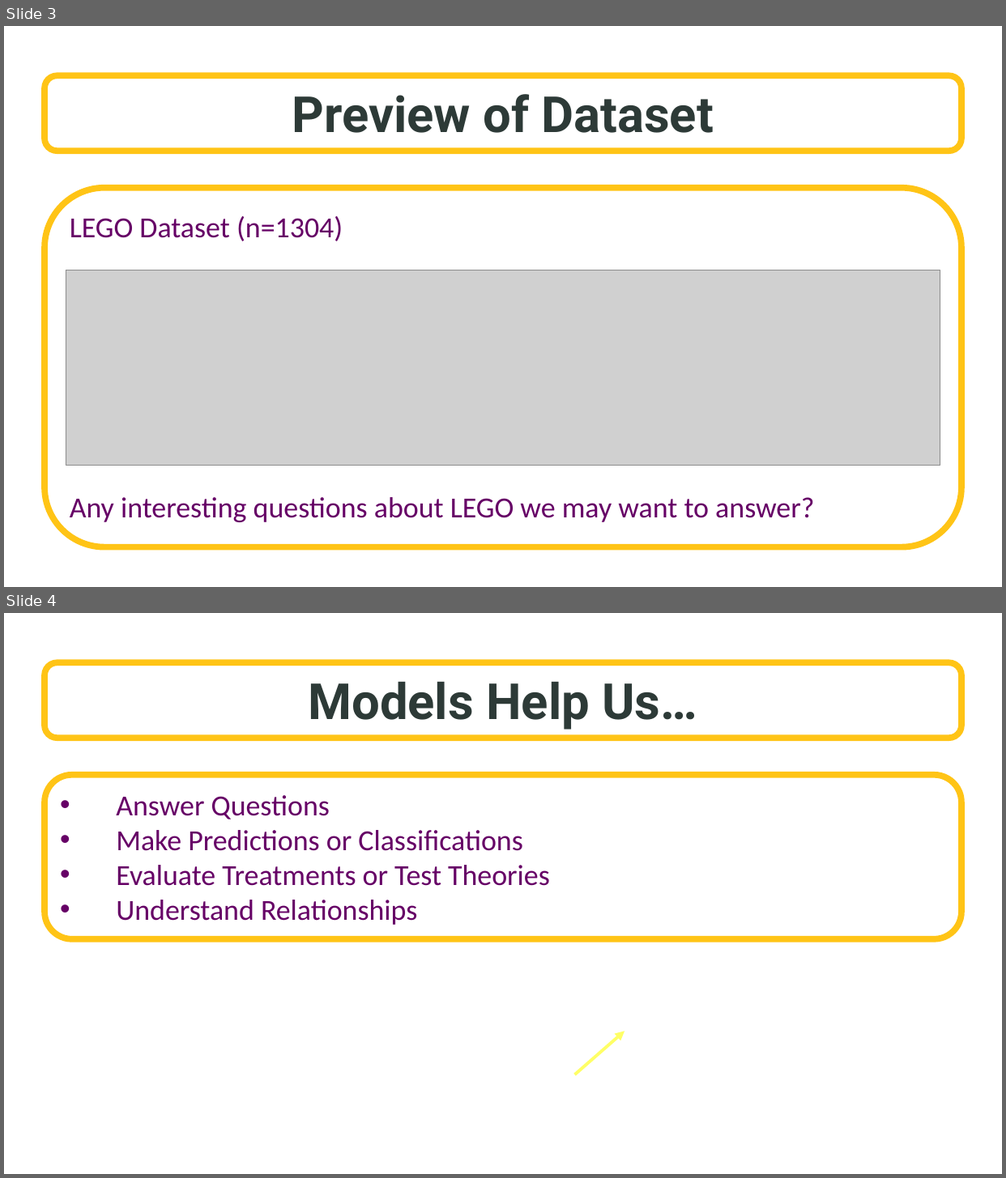
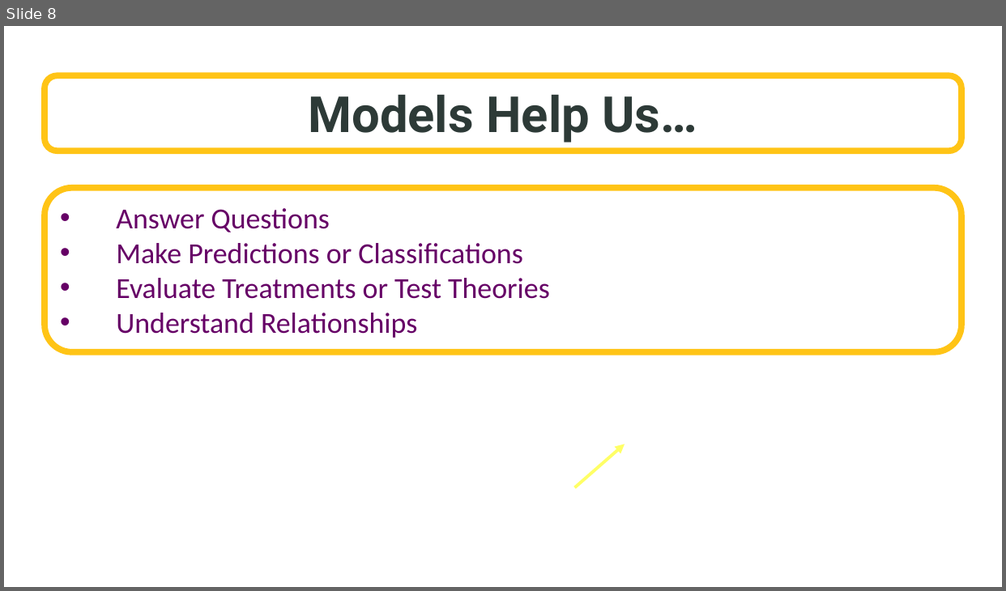
Before and after one commit to SuperMarioGiacomazzo/STOR455_WEBSITE, a slide deck: Lectures/2 - Four Step Process.pptx. Shown one above the other, each under a label of ours: slides 3 and 4 before the commit, slide 8 after it. The pictures are 1006x1178 and 1006x591 pixels, drawn with LibreOffice and Linux fonts; fonts in the diff are those of the drawing; grey boxes stand for pictures; background and template pictures are left out. Boxes give left, top, right and bottom in pixels: in the first picture for what was removed or moved away, otherwise in the second. Text is boxed around its words. In the diff, an @@ line names an element or a change of style, - is before the commit and + after.

```diff
--- a/Lectures/2 - Four Step Process.pptx
+++ b/Lectures/2 - Four Step Process.pptx
@@ slide 3 removed at <box>4,26,1002,587</box>, background picture (left out) @@
@@ rounded rectangle removed at <box>44,75,961,151</box> @@
-Preview of Dataset
@@ rounded rectangle removed at <box>44,188,961,547</box> @@
-LEGO Dataset (n=1304)
-Any interesting questions about LEGO we may want to answer?
@@ picture removed at <box>66,270,940,466</box> @@
@@ what was slide 4 is now slide 8 @@
```
Also in this commit, not shown: 1 slide changed, 5 slides added, 1 other slide removed, 18 other files.
